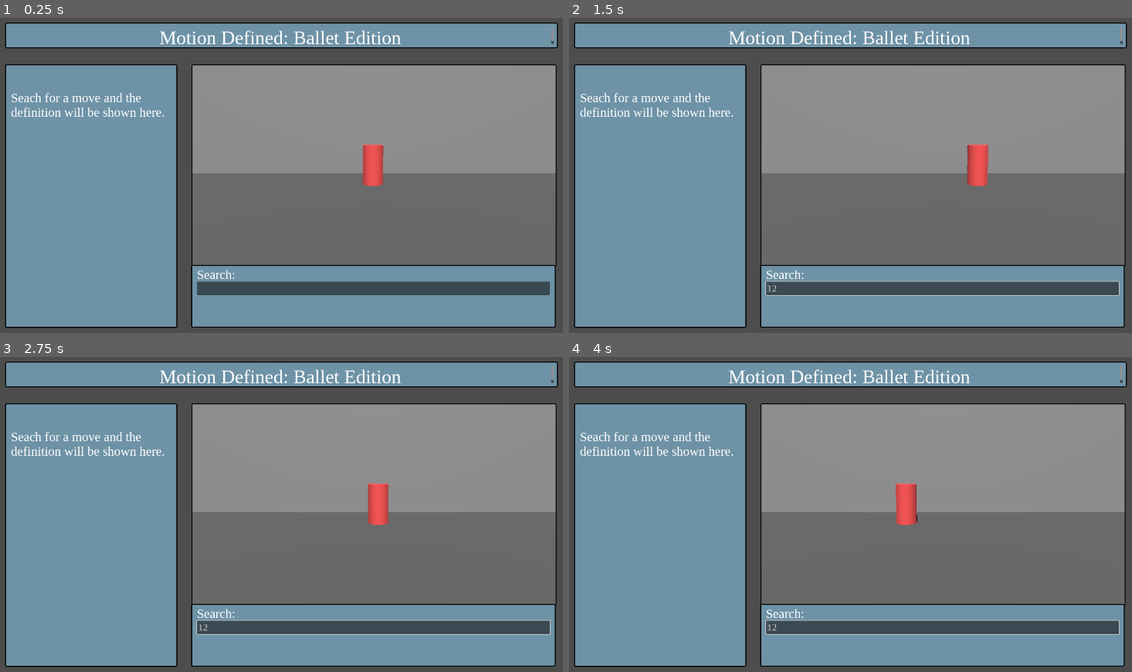
Above: before the commit, frames 1-4 (two rows, left to right).
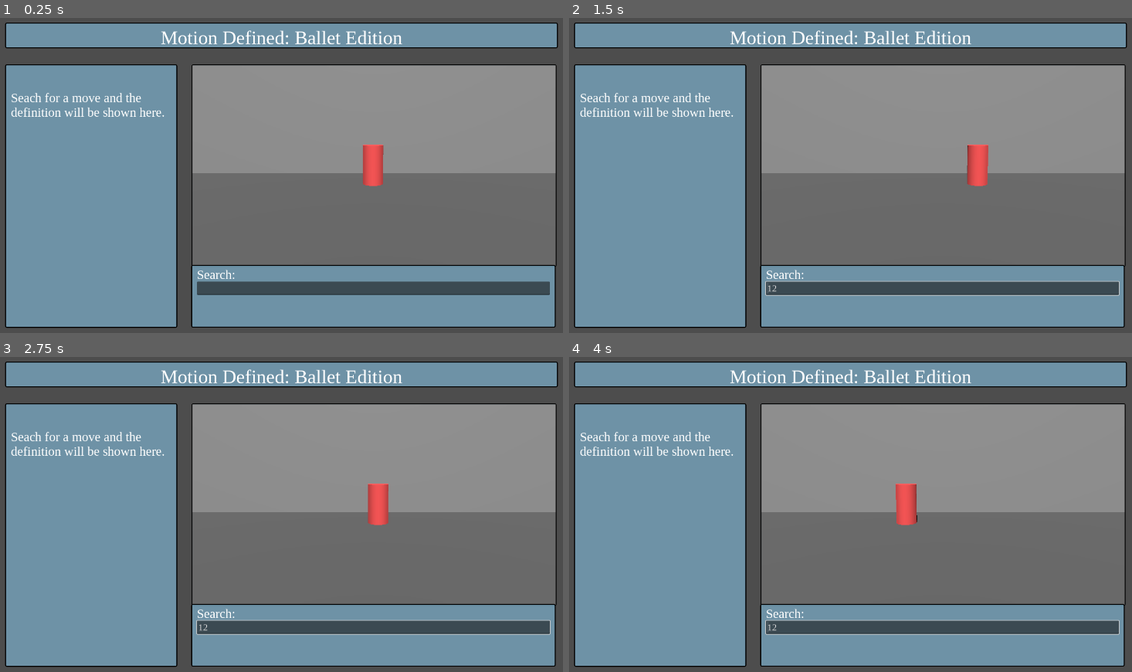
Above: after the commit, the same moments.

Repository: Makarose/Motion-Defined-Ballet-Edition
Game: Godot game, scene res://Scenes/main_scene.tscn
Two runs of this game, one before a commit and one after it. Both use one fixed random seed, a clock stepped at 60 frames per second and the inputs below.
Inputs (mouse positions are in pixels of both pictures, inside the frame that each line leads up to):
- Up to frame 1 (0.25 s): no input
- Up to frame 2 (1.5 s): click (940, 288) at 0.52 s; type "12" at 0.6 s; tap Enter at 1.25, 1.35 s; move the mouse to (985, 162) at 1.27 s; hold Up from 1.28 s (still down); click (985, 162) at 1.42 s
- Up to frame 3 (2.75 s): move the mouse to (157, 536) at 2.02 s; release Up at 2.03 s; hold Down from 2.03 s (still down); tap Keypad Enter at 2.1 s
- Up to frame 4 (4 s): move the mouse to (912, 442) at 2.77 s; release Down at 2.78 s; hold Up from 2.78 s (still down); tap Enter at 2.85 s; move the mouse to (822, 590) at 3.52 s; tap Keypad Enter at 3.6 s; click (822, 590) at 3.67 s

The runs differ from the first frame. In frame 1, 0.8% of the frame differs, in the area x 28-99%, y 2-9%; in frame 2, 0.8%; in frame 3, 0.8%; in frame 4, 0.8%.

Commit message:
Deactivated scroll function on title label.

Diff:
--- a/Scenes/ui_scene.tscn
+++ b/Scenes/ui_scene.tscn
@@ -39,6 +39,7 @@
 theme_override_font_sizes/normal_font_size = 60
 bbcode_enabled = true
 text = "[center]Motion Defined: Ballet Edition[/center]"
+scroll_active = false
 
 [node name="Definitions" type="PanelContainer" parent="CanvasLayer"]
 offset_left = 100.0
